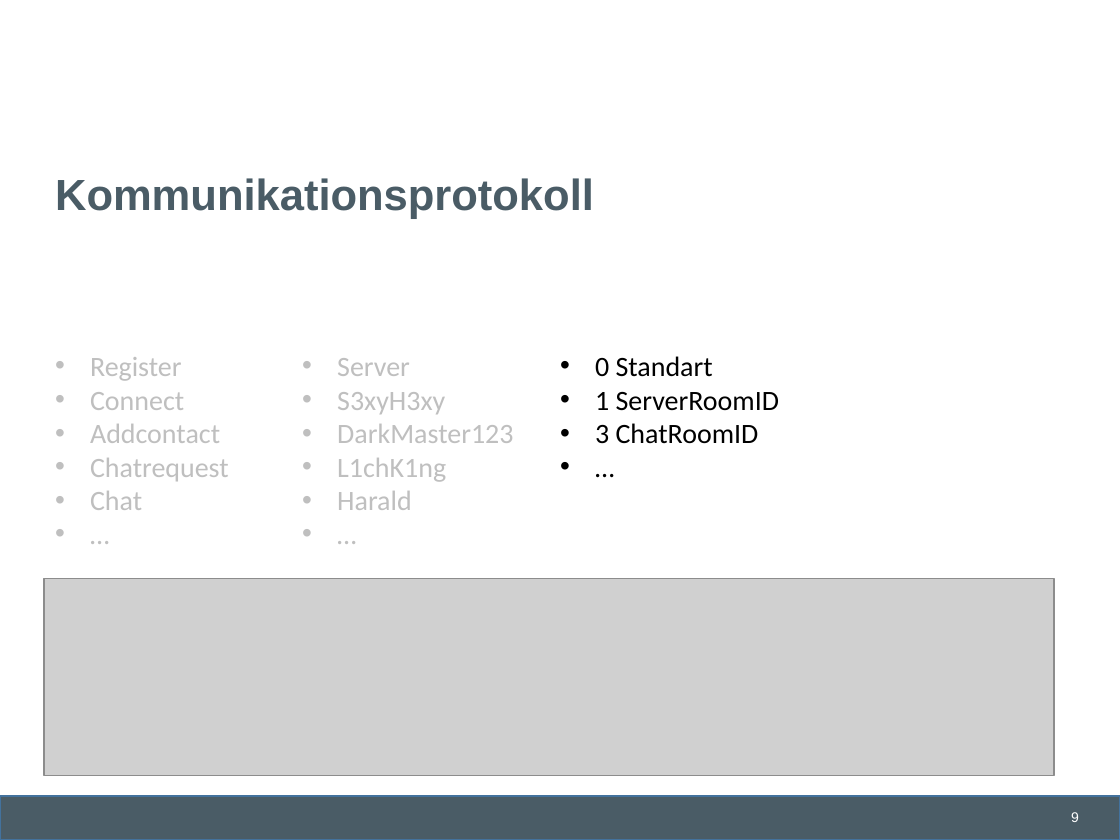
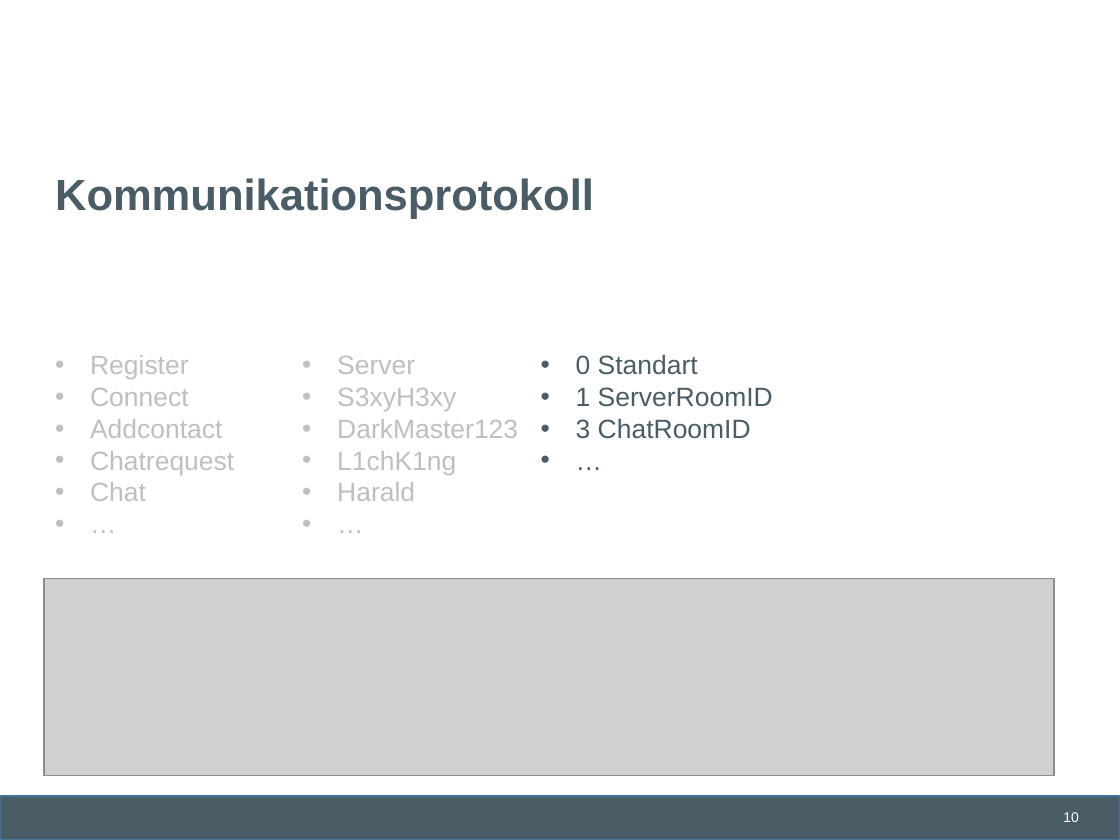
Before and after one commit to lschmischke/ADAChat, a slide deck: slide 10 of documentation/Ada Chat.pptx (slide 9 before the commit). Drawn at 1120x840 pixels with LibreOffice and Linux fonts; fonts in the diff are those of the drawing; grey boxes stand for pictures; background and template pictures are left out. Boxes give left, top, right and bottom in pixels: in the first picture for what was removed or moved away, otherwise in the second. Text is boxed around its words. In the diff, an @@ line names an element or a change of style, - is before the commit and + after.

```diff
--- a/documentation/Ada Chat.pptx
+++ b/documentation/Ada Chat.pptx
@@ text "Register" at (90, 355, 234, 501): size 18 to 17 pt, font Calibri to Arial @@
@@ text "Server" at (337, 356, 518, 501): size 18 to 17 pt, font Calibri to Arial @@
@@ text "0 Standart": place and size @@
-text "0 Standart" at (595, 356, 780, 444)
+text "0 Standart" at (576, 355, 773, 439)
@@ text "0 Standart" at (576, 355, 773, 439): size 18 to 17 pt, font Calibri to Arial, text colour #000000 to #4A5C66 @@
@@ page number at (1063, 812, 1079, 822): text changed @@
-9
+10
```
Also in this commit, not shown: 21 other slides changed, 4 slides added, 1 slide removed.
